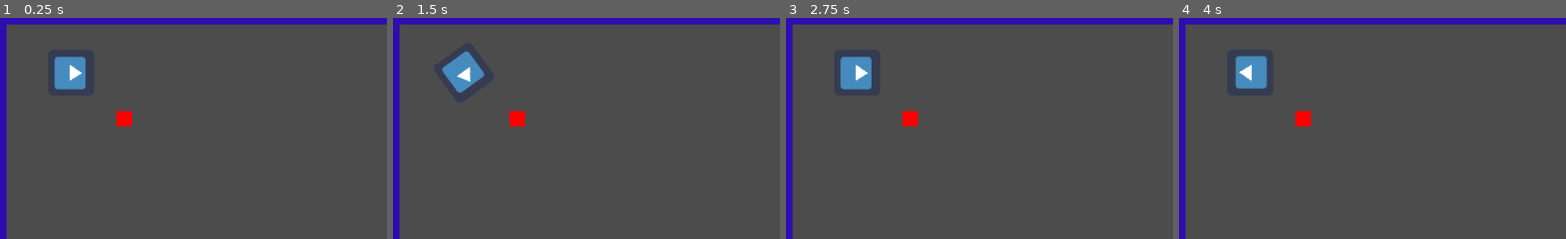
Above: before the commit, frames 1-4 (left to right).
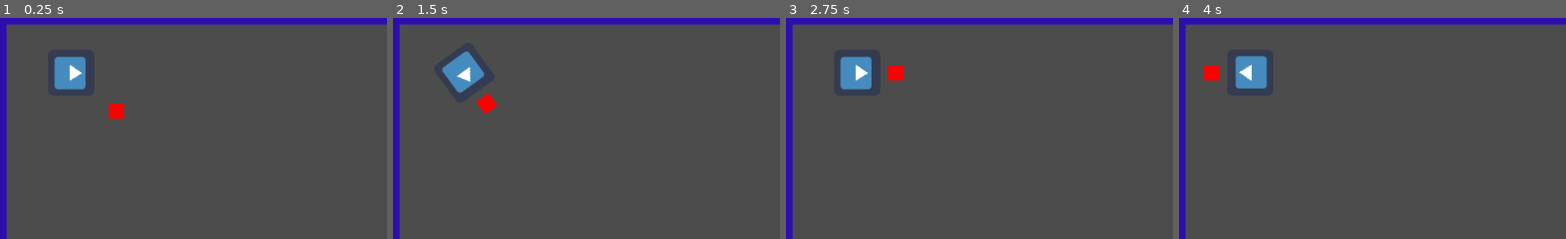
Above: after the commit, the same moments.

Repository: cliftonpalmer/move-it-meato
Game: Godot game, scene res://level_0.tscn
The game is run twice, just before and just after one commit, with the same random seed, the same clock (stepped at 60 frames per second) and the same inputs. The engine's default icon, where the game draws it, is replaced by a stand-in: a white triangle on a blue panel in a dark square.
Inputs:
- Up to frame 1 (0.25 s): no input
- Up to frame 2 (1.5 s): tap Enter at 0.5 s; hold D (rot_right) 0.53-1.28 s; tap Space at 1.25 s; hold S (rot_down) from 1.28 s (still down)
- Up to frame 3 (2.75 s): tap Enter at 2 s; release S (rot_down) at 2.03 s; hold D (rot_right) from 2.03 s (still down)
- Up to frame 4 (4 s): tap Space at 2.75 s; release D (rot_right) at 2.78 s; hold W (rot_up) 2.78-3.53 s; tap Enter at 3.5 s; hold A (rot_left) from 3.53 s (still down)
The pictures show only the part of the screen within x 0-50%, y 0-50%; the shares and areas given below are measured in that part.

The runs differ from the first frame. In frame 1, 0.5% of the frame differs, in the area x 27-35%, y 38-50%; in frame 2, 0.6%, in the area x 21-35%, y 34-50%; in frame 3, 0.6%; in frame 4, 0.6%.

Commit message:
Auto grabbing works now

Diff:
--- a/moveable.tscn
+++ b/moveable.tscn
@@ -3,17 +3,29 @@
 [sub_resource type="RectangleShape2D" id=1]
 
 [node name="moveable" type="Node2D"]
+__meta__ = {
+"_edit_lock_": true
+}
 
 [node name="moveable" type="RigidBody2D" parent="."]
 mass = 5.0
 gravity_scale = 0.0
 linear_damp = 5.0
 angular_damp = 5.0
+__meta__ = {
+"_edit_lock_": true
+}
 
 [node name="CollisionShape2D" type="CollisionShape2D" parent="moveable"]
-position = Vector2( 10, 10 )
 shape = SubResource( 1 )
+__meta__ = {
+"_edit_lock_": true
+}
 
 [node name="Polygon2D" type="Polygon2D" parent="moveable"]
+position = Vector2( -10, -10 )
 color = Color( 1, 0, 0, 1 )
 polygon = PoolVector2Array( 0, 0, 20, 0, 20, 20, 0, 20 )
+__meta__ = {
+"_edit_lock_": true
+}
--- a/player.tscn
+++ b/player.tscn
@@ -15,9 +15,6 @@
 [node name="player" type="KinematicBody2D" parent="."]
 position = Vector2( 30, 30 )
 script = ExtResource( 1 )
-__meta__ = {
-"_edit_lock_": true
-}
 
 [node name="Sprite" type="Sprite" parent="player"]
 position = Vector2( -9.53674e-07, 9.53674e-07 )
@@ -40,15 +37,11 @@
 "_edit_lock_": true
 }
 
-[node name="grab area" type="CollisionShape2D" parent="player/player_grab"]
+[node name="grab" type="CollisionShape2D" parent="player/player_grab"]
 position = Vector2( 50, 0 )
 shape = SubResource( 2 )
 __meta__ = {
 "_edit_lock_": true
 }
-
-[node name="holder" type="PinJoint2D" parent="player/player_grab"]
-position = Vector2( 50, 0 )
-node_a = NodePath("../..")
 [connection signal="body_entered" from="player/player_grab" to="player/player_grab" method="_on_player_grab_body_entered"]
 [connection signal="body_exited" from="player/player_grab" to="player/player_grab" method="_on_player_grab_body_exited"]
--- a/player_grab.gd
+++ b/player_grab.gd
@@ -12,10 +12,19 @@
 #func _process(delta):
 #	pass
 
+var grabbed = null
+
+func reparent(body):
+	body.get_parent().remove_child(body)
+	$grab.add_child(body)
+
 
 func _on_player_grab_body_entered(body):
-	if body.name == "moveable" and not $holder.node_b:
-		$holder.node_b = body.get_path()
+	if body is RigidBody2D and not grabbed:
+		(body as RigidBody2D).mode = RigidBody2D.MODE_KINEMATIC
+		grabbed = body
+		call_deferred("reparent", body)
+		print("Grabbed " + (body as RigidBody2D).name)
 
 
 func _on_player_grab_body_exited(body):
